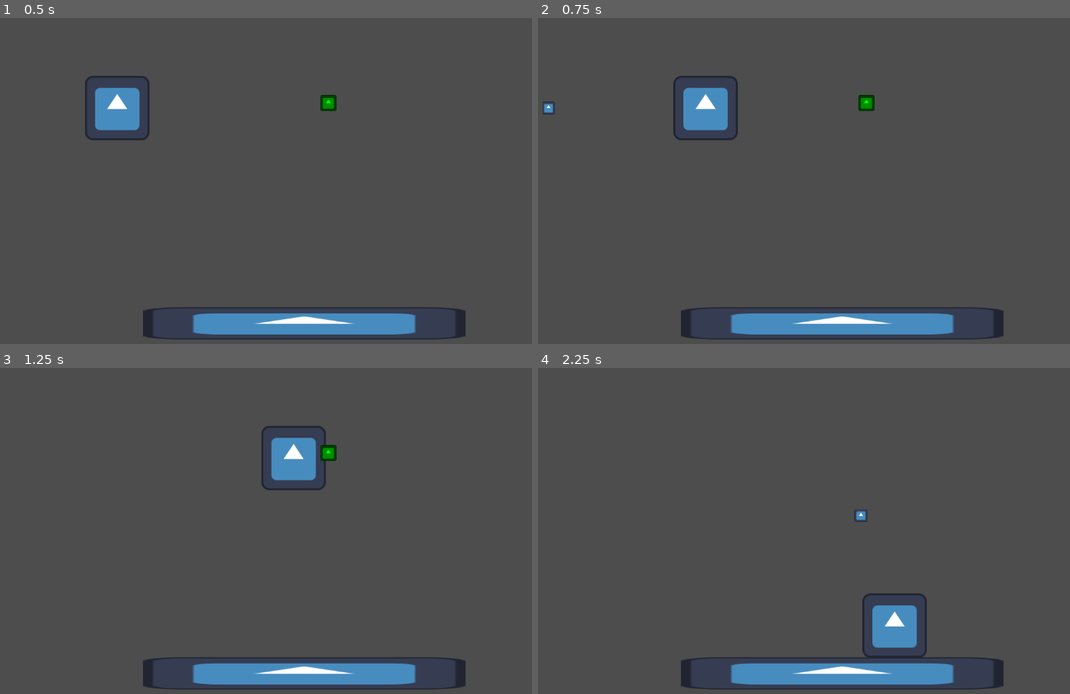
Above: before the commit, frames 1-4 (two rows, left to right).
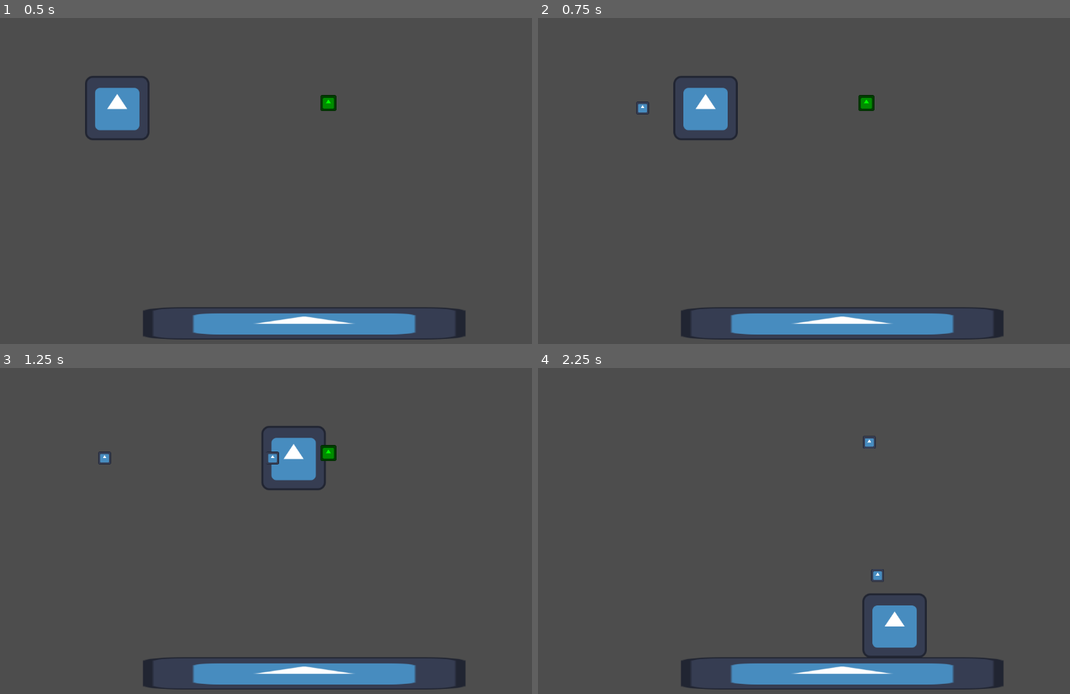
Above: after the commit, the same moments.

Repository: rakthalekk/kaching
Game: Godot game, scene res://src/level.tscn
The game is run twice, just before and just after one commit, with the same random seed, the same clock (stepped at 60 frames per second) and the same inputs. The engine's default icon, where the game draws it, is replaced by a stand-in: a white triangle on a blue panel in a dark square.
Inputs (mouse positions are in pixels of both pictures, inside the frame that each line leads up to):
- Up to frame 1 (0.5 s): no input
- Up to frame 2 (0.75 s): tap Enter at 0.5 s; move the mouse to (655, 109) at 0.52 s; press the mouse at (655, 109) at 0.53 s; hold D (move_right) from 0.53 s (still down)
- Up to frame 3 (1.25 s): keep holding D (move_right)
- Up to frame 4 (2.25 s): move the mouse to (692, 547) at 1.27 s; release D (move_right) at 1.28 s; release the mouse at (692, 547) at 1.28 s; hold S (move_down) 1.28-2.03 s; click (692, 547) at 1.35 s; move the mouse to (867, 459) at 2.02 s; press the mouse at (867, 459) at 2.03 s; hold D (move_right) from 2.03 s (still down)

Frame 1 is identical in both runs. In frame 2, 0.1% of the frame differs, in the area x 0-21%, y 25-30%; in frame 3, 0.1%; in frame 4, 0.2%, in the area x 59-66%, y 20-66%.

Commit message:
Small bullet fixes

Diff:
--- a/project.godot
+++ b/project.godot
@@ -48,7 +48,7 @@
 2d_physics/layer_1="Ground"
 2d_physics/layer_2="Player"
 2d_physics/layer_3="Pickups"
-2d_physics/layer_4="Layer 4"
+2d_physics/layer_4="Bullets"
 
 [rendering]
 
--- a/src/bullet.gd
+++ b/src/bullet.gd
@@ -3,7 +3,7 @@
 
 @export var direction: Vector2
 
-var speed = 20
+var speed = 2000
 
 # Called when the node enters the scene tree for the first time.
 func _ready():
@@ -13,5 +13,16 @@
 # Called every frame. 'delta' is the elapsed time since the previous frame.
 func _process(delta):
 	# Move the bullet based on given direction and set speed
-	position += direction * speed
+	position += direction * speed * delta
 	pass
+
+
+func _on_timer_timeout():
+	queue_free()
+
+
+func _on_body_entered(body):
+	# If the body is Enemy, deal damage to it. Regardless, destroy bullet after
+	# if body is Enemy:
+		# kill enemy
+	queue_free()
--- a/src/bullet.tscn
+++ b/src/bullet.tscn
@@ -8,7 +8,6 @@
 
 [node name="Bullet" type="Area2D"]
 collision_layer = 8
-collision_mask = 0
 script = ExtResource("1_0vdhs")
 
 [node name="Sprite2D" type="Sprite2D" parent="."]
@@ -17,3 +16,11 @@
 
 [node name="CollisionShape2D" type="CollisionShape2D" parent="."]
 shape = SubResource("RectangleShape2D_epy0e")
+
+[node name="Timer" type="Timer" parent="."]
+wait_time = 2.0
+one_shot = true
+autostart = true
+
+[connection signal="body_entered" from="." to="." method="_on_body_entered"]
+[connection signal="timeout" from="Timer" to="." method="_on_timer_timeout"]
--- a/src/level.tscn
+++ b/src/level.tscn
@@ -1,27 +1,13 @@
-[gd_scene load_steps=6 format=3 uid="uid://d2s5can1nikgf"]
+[gd_scene load_steps=5 format=3 uid="uid://d2s5can1nikgf"]
 
 [ext_resource type="PackedScene" uid="uid://tpbh374pnsel" path="res://src/player.tscn" id="1_jpbdj"]
 [ext_resource type="PackedScene" uid="uid://cob8mgfxhfcs2" path="res://src/coin.tscn" id="2_jex46"]
 [ext_resource type="Texture2D" uid="uid://it8hjt58tya5" path="res://icon.svg" id="2_nf6li"]
 
-[sub_resource type="GDScript" id="GDScript_oiafm"]
-script/source = "extends Node2D
-
-
-# Called when the node enters the scene tree for the first time.
-func _ready():
-	pass # Replace with function body.
-
-
-# Called every frame. 'delta' is the elapsed time since the previous frame.
-
-"
-
 [sub_resource type="RectangleShape2D" id="RectangleShape2D_h7xjd"]
 size = Vector2(645, 65)
 
 [node name="Level" type="Node2D"]
-script = SubResource("GDScript_oiafm")
 
 [node name="Player" parent="." instance=ExtResource("1_jpbdj")]
 position = Vector2(270, 179)
--- a/src/player.gd
+++ b/src/player.gd
@@ -23,13 +23,14 @@
 	coins += 1
 	print(coins)
 
+
 func _process(delta):
 	# Checks if we have clicked and if we got coins
-	if Input.is_action_just_pressed("click") and coins > 0:
+	if Input.is_action_pressed("click") and coins > 0 and $ShootCooldown.time_left == 0:
 		coins -= 1
 		var shoot_vector = get_global_mouse_position() - position
 		var to_shoot = bullet.instantiate()
 		to_shoot.direction = shoot_vector.normalized()
 		to_shoot.position = self.position
 		get_parent().add_child(to_shoot)
-	pass
+		$ShootCooldown.start()
--- a/src/player.tscn
+++ b/src/player.tscn
@@ -17,3 +17,7 @@
 
 [node name="Sprite2D" type="Sprite2D" parent="."]
 texture = ExtResource("1_ya7u0")
+
+[node name="ShootCooldown" type="Timer" parent="."]
+wait_time = 0.1
+one_shot = true
